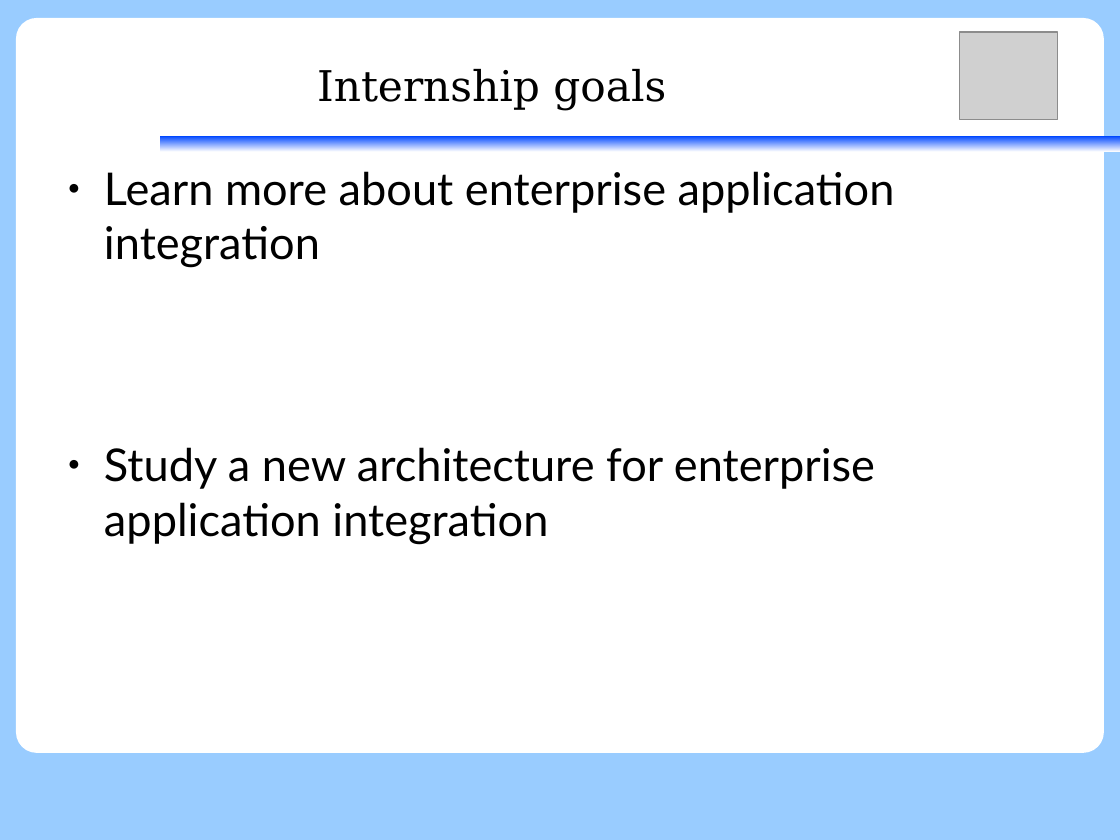
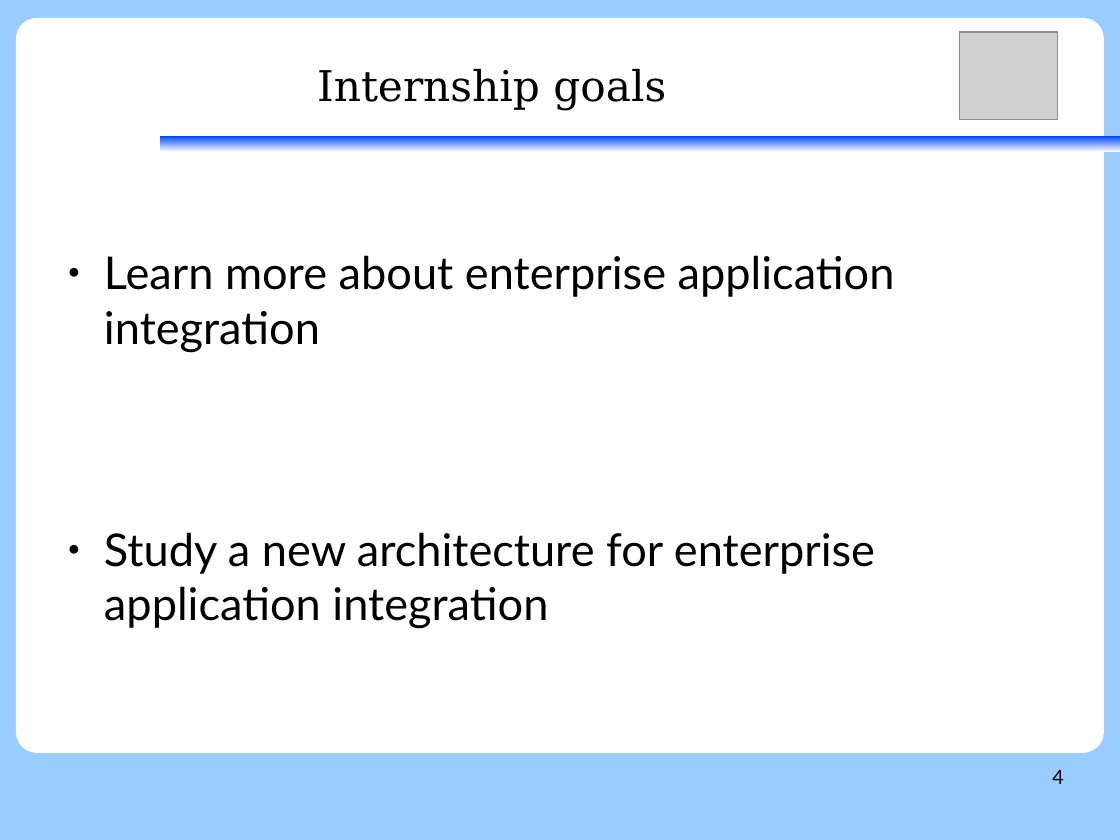
Before and after one commit to ramarijm/stageAI, a slide deck: slide 4 of presentation_ai.odp. Drawn at 1120x840 pixels with LibreOffice and Linux fonts; fonts in the diff are those of the drawing; grey boxes stand for pictures. Boxes give left, top, right and bottom in pixels: in the first picture for what was removed or moved away, otherwise in the second. Text is boxed around its words. In the diff, an @@ line names an element or a change of style, - is before the commit and + after.

```diff
--- a/presentation_ai.odp
+++ b/presentation_ai.odp
@@ text "Learn more about enterprise application ..." at [104,255,895,629]: vertical alignment top to middle @@
@@ page number added at [1052,770,1063,784], 14 pt, text #000000 @@
+4
```
Also in this commit, not shown: 13 other slides changed, 9 slides added, 1 slide removed.
